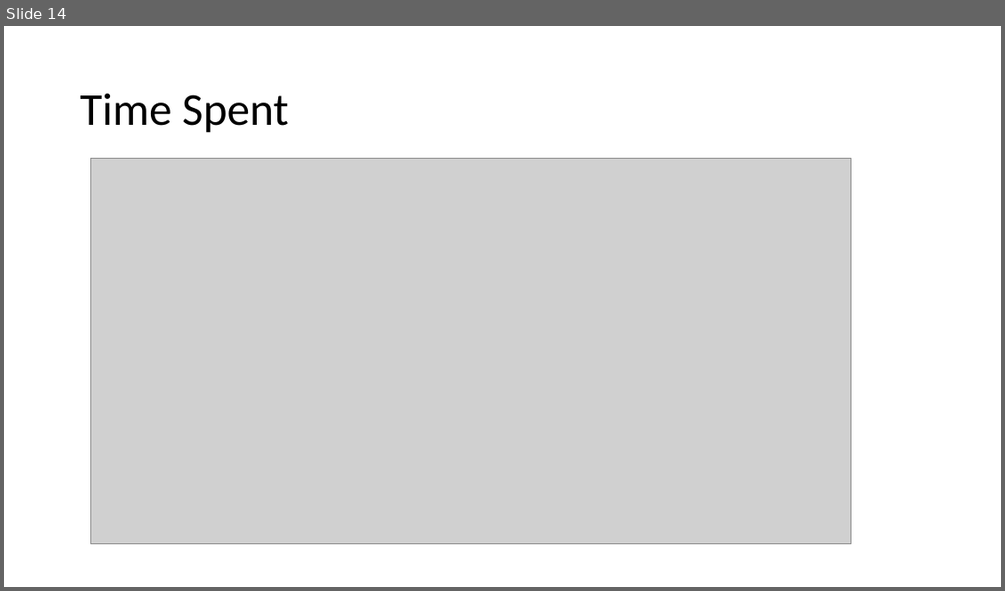
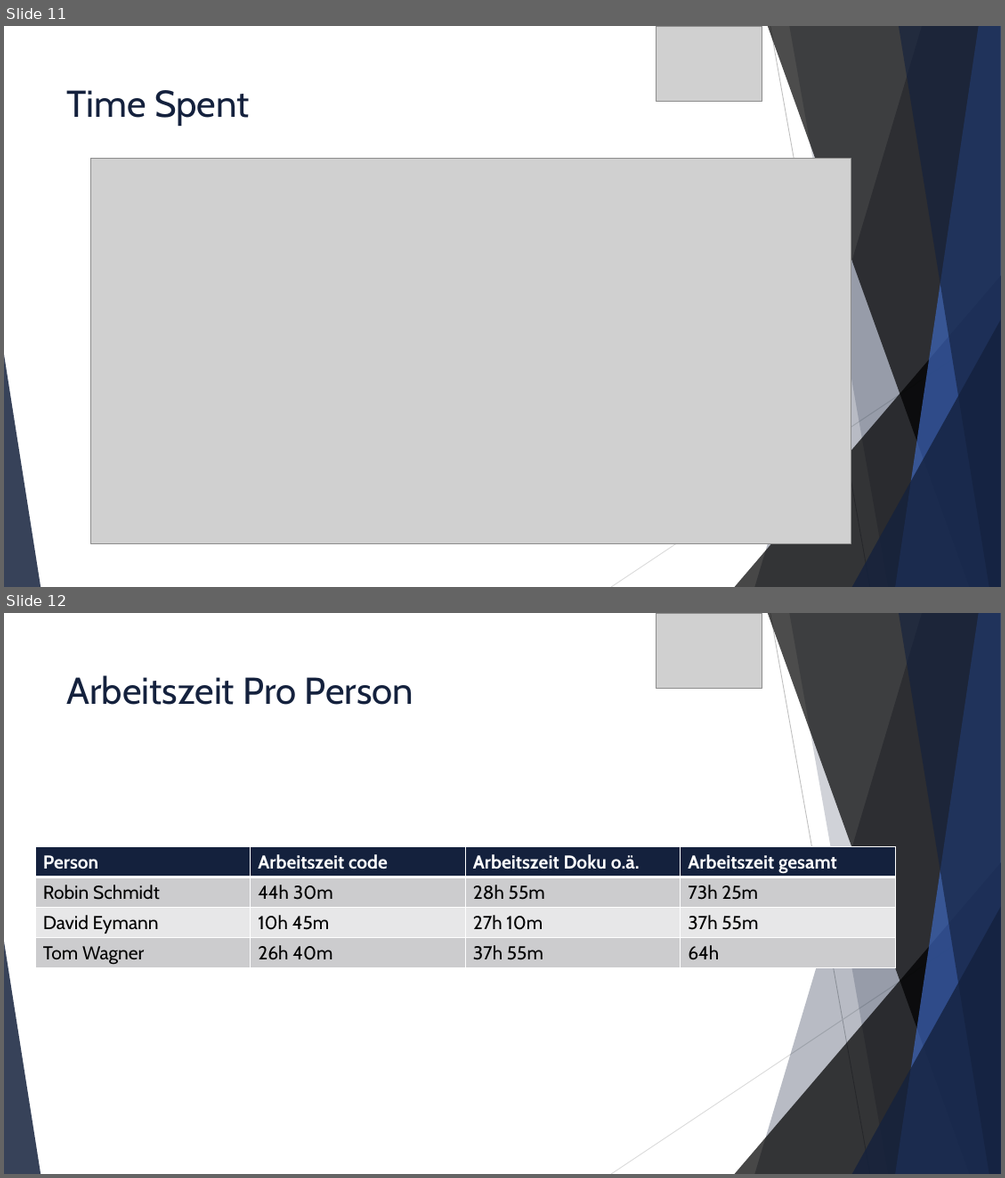
Before and after one commit to david2628/Work2Play, a slide deck: Final/W2P_final.pptx. Shown one above the other, each under a label of ours: slide 14 before the commit, slides 11 and 12 after it. The pictures are 1005x591 and 1005x1178 pixels, drawn with LibreOffice and Linux fonts; fonts in the diff are those of the drawing; grey boxes stand for pictures. Boxes give left, top, right and bottom in pixels: in the first picture for what was removed or moved away, otherwise in the second. Text is boxed around its words. In the diff, an @@ line names an element or a change of style, - is before the commit and + after.

```diff
--- a/Final/W2P_final.pptx
+++ b/Final/W2P_final.pptx
@@ slide 12 added at box(4, 613, 1001, 1174), background #FFFFFF; not listed: 10 template elements that a slide beside it also shows @@
@@ picture added at box(656, 613, 763, 688) @@
@@ title added at box(67, 675, 413, 705), 36 pt, text #14213D @@
+Arbeitszeit Pro Person
@@ table added at box(35, 847, 897, 968), 4 rows, 4 columns @@
+Person | Arbeitszeit code | Arbeitszeit Doku o.ä. | Arbeitszeit gesamt
+Robin Schmidt | 44h 30m | 28h 55m | 73h 25m
+David Eymann | 10h 45m | 27h 10m | 37h 55m
+Tom Wagner | 26h 40m | 37h 55m | 64h
@@ what was slide 14 is now slide 11 @@
@@ slide 11 changed as well @@
@@ picture added at box(656, 26, 763, 101) @@
@@ title "Time Spent": place and size @@
-title "Time Spent" at box(80, 93, 289, 133)
+title "Time Spent" at box(67, 90, 249, 126)
@@ title "Time Spent" at box(67, 90, 249, 126): size 44 to 36 pt, font Calibri to Cabin, text colour #000000 to #14213D; line spacing 0.9 to 1; vertical alignment middle to top @@
@@ group added at box(4, 26, 1001, 587): 5 freeform shapes, 3 triangles, 2 lines @@
```
Also in this commit, not shown: 12 other slides changed, 11 other slides added, 10 slides removed.
